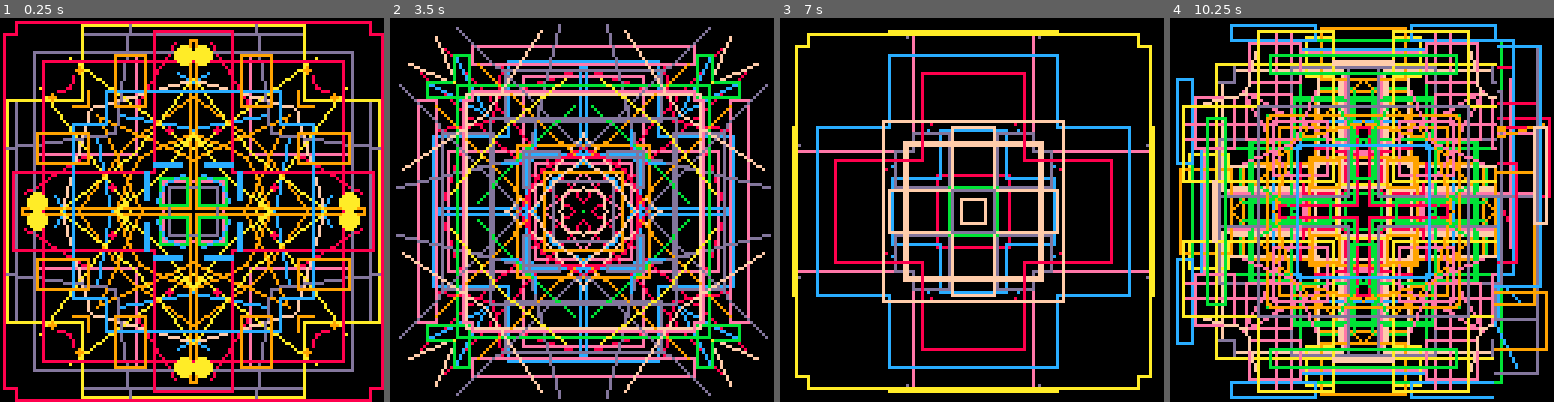
Above: before the commit, frames 1-4 (left to right).
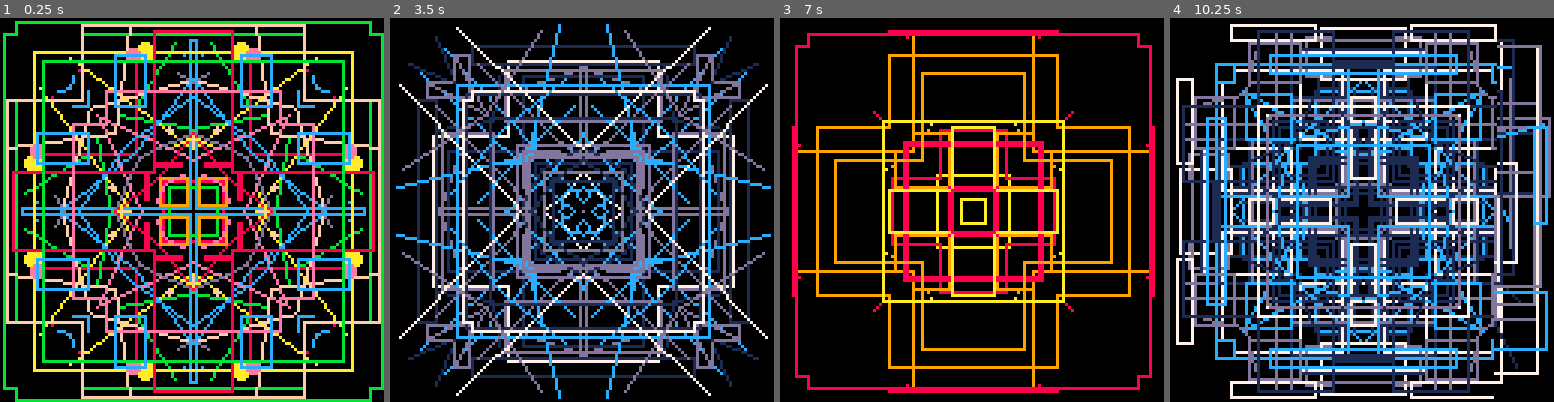
Above: after the commit, the same moments.

Repository: yosoyocre/pico-8
Game: PICO-8 cartridge simetrias.p8
Same seed, same stepped clock (60 frames per second), same inputs: the game is played once before the commit and once after it.
Inputs:
- Up to frame 1 (0.25 s): no input
- Up to frame 2 (3.5 s): no input
- Up to frame 3 (7 s): no input
- Up to frame 4 (10.25 s): no input

The runs differ from the first frame. In frame 1, 34% of the frame differs, in the area x 0-100%, y 0-100%; in frame 2, 34%; in frame 3, 19%; in frame 4, 54%, in the area x 1-100%, y 1-100%.

Commit message:
Permitimos definir paletas en el experimento con simetrías

Diff:
--- a/simetrias.p8
+++ b/simetrias.p8
@@ -5,10 +5,33 @@
 	return 1+rnd(126)
 end
 
+function paleta()
+	local paletas = {
+	 	-- azules
+		{1,7,12,13},
+		-- verdes
+		{3,11,10},
+		-- azules y verdes
+		{1,7,12,3,11,10},
+		-- rojos
+		{8,8,9,10},
+		-- multicolor
+		{8,9,10,11,12,13,14,15},
+	}
+
+	return paletas[flr(rnd(#paletas))+1]
+end
+
+function color(paleta)
+	local p = flr(rnd(#paleta))+1
+	return paleta[p]
+end
+
 function dibujar(x,y)
 	local n = rnd(94)+5
 	local rango1 = rnd(100)
 	local rango2 = rnd(100)
+	local paleta = paleta()
 
 	if (rango1 > rango2) then
 		local aux
@@ -20,13 +43,13 @@
 	for i=0,n do
 		local forma = rnd(100)
 		if (forma < rango1) then
-			circfill(crand(), crand(), rnd(4), rnd(8)+8)
+			circfill(crand(), crand(), rnd(4), color(paleta))
 		end
 		if (forma >= rango1 and forma < rango2) then
-			line(crand(), crand(), crand(), crand(), rnd(8)+8)
+			line(crand(), crand(), crand(), crand(), color(paleta))
 		end
 		if (forma >= rango2) then
-			rect(crand(), crand(), crand(), crand(), rnd(8)+8)
+			rect(crand(), crand(), crand(), crand(), color(paleta))
 		end
 	end
 end
